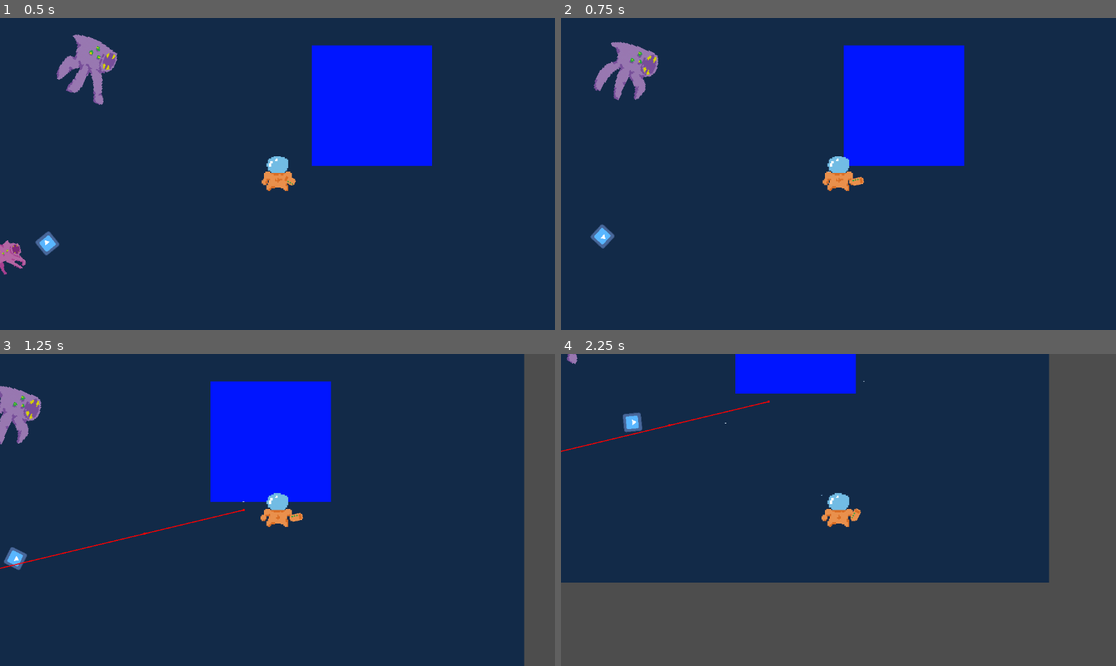
Above: before the commit, frames 1-4 (two rows, left to right).
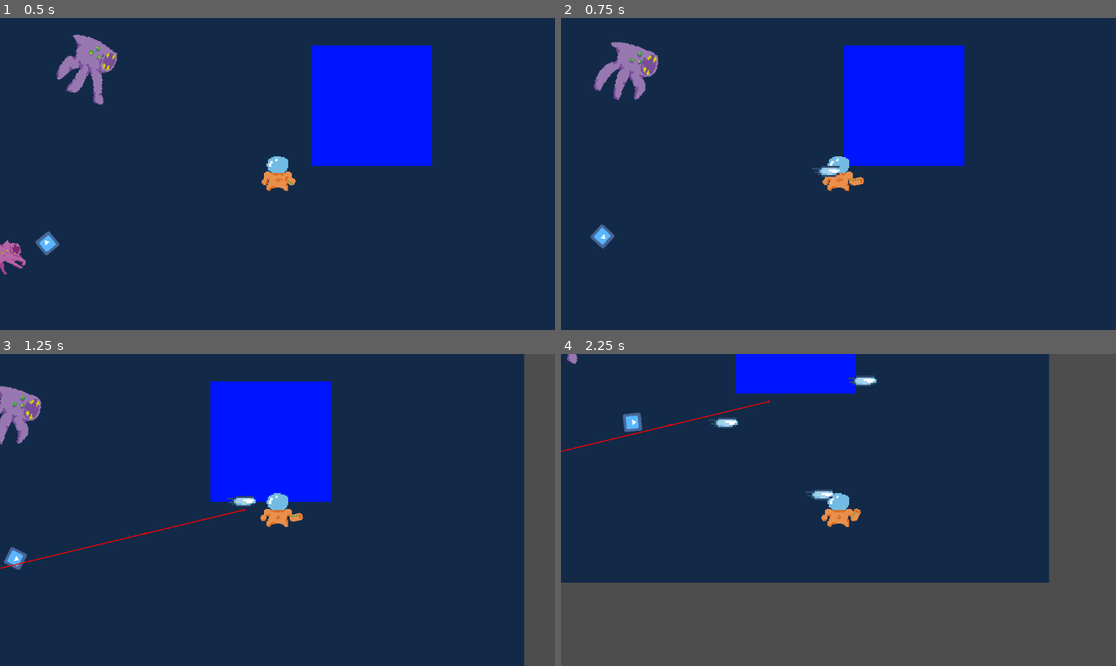
Above: after the commit, the same moments.

Repository: DeepRestGames/pirate-software-game-jam-17
Game: Godot game, scene res://Scenes/TestScene.tscn
The game is run twice, just before and just after one commit, with the same random seed, the same clock (stepped at 60 frames per second) and the same inputs. The engine's default icon, where the game draws it, is replaced by a stand-in: a white triangle on a blue panel in a dark square.
Inputs (mouse positions are in pixels of both pictures, inside the frame that each line leads up to):
- Up to frame 1 (0.5 s): no input
- Up to frame 2 (0.75 s): move the mouse to (960, 158) at 0.52 s; press the mouse at (960, 158) at 0.53 s; hold D (move_right) from 0.53 s (still down)
- Up to frame 3 (1.25 s): keep holding D (move_right)
- Up to frame 4 (2.25 s): move the mouse to (727, 525) at 1.27 s; release D (move_right) at 1.28 s; release the mouse at (727, 525) at 1.28 s; hold S (move_down) 1.28-2.03 s; click (727, 525) at 1.35 s; move the mouse to (894, 441) at 2.02 s; press the mouse at (894, 441) at 2.03 s; hold D (move_right) from 2.03 s (still down)

Frame 1 is identical in both runs. In frame 2, 0.1% of the frame differs, in the area x 45-51%, y 47-52%; in frame 3, 0.1%; in frame 4, 0.4%, in the area x 26-57%, y 6-47%.

Commit message:
minor fixes

Diff:
--- a/if_onlyone_savemission/Scenes/Player/PlayerProjectile.tscn
+++ b/if_onlyone_savemission/Scenes/Player/PlayerProjectile.tscn
@@ -43,7 +43,8 @@
 script = ExtResource("1_qvbyf")
 
 [node name="ProjectileSprite" type="AnimatedSprite2D" parent="."]
-scale = Vector2(0.2, 0.2)
+position = Vector2(0, -2.66667)
+scale = Vector2(2.5, 2.5)
 sprite_frames = SubResource("SpriteFrames_da74s")
 autoplay = "default"
 frame_progress = 0.438396
Binary file changed: if_onlyone_savemission/Assets/Sprites/heart.png
Not shown, changed: if_onlyone_savemission/Assets/Sprites/heart.png.import
